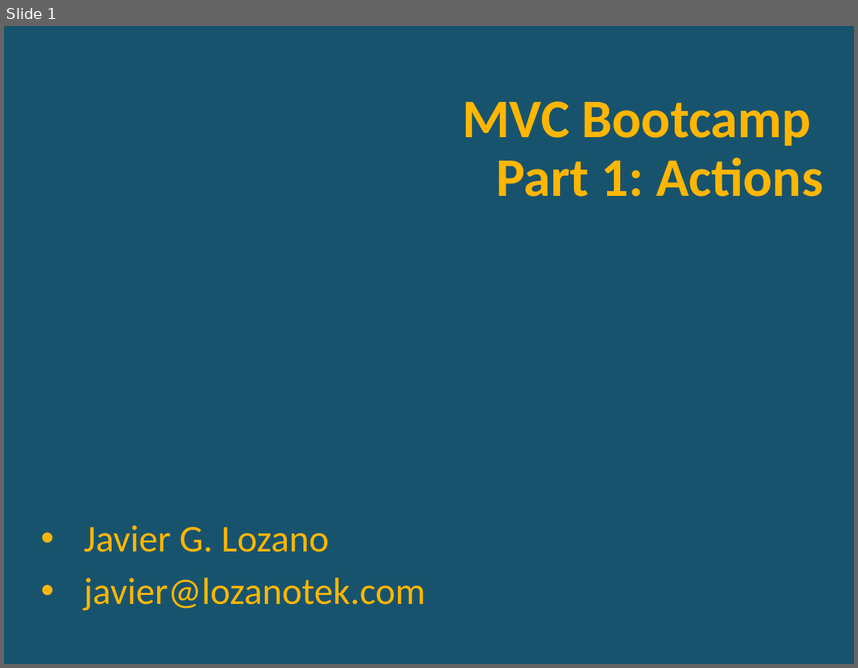
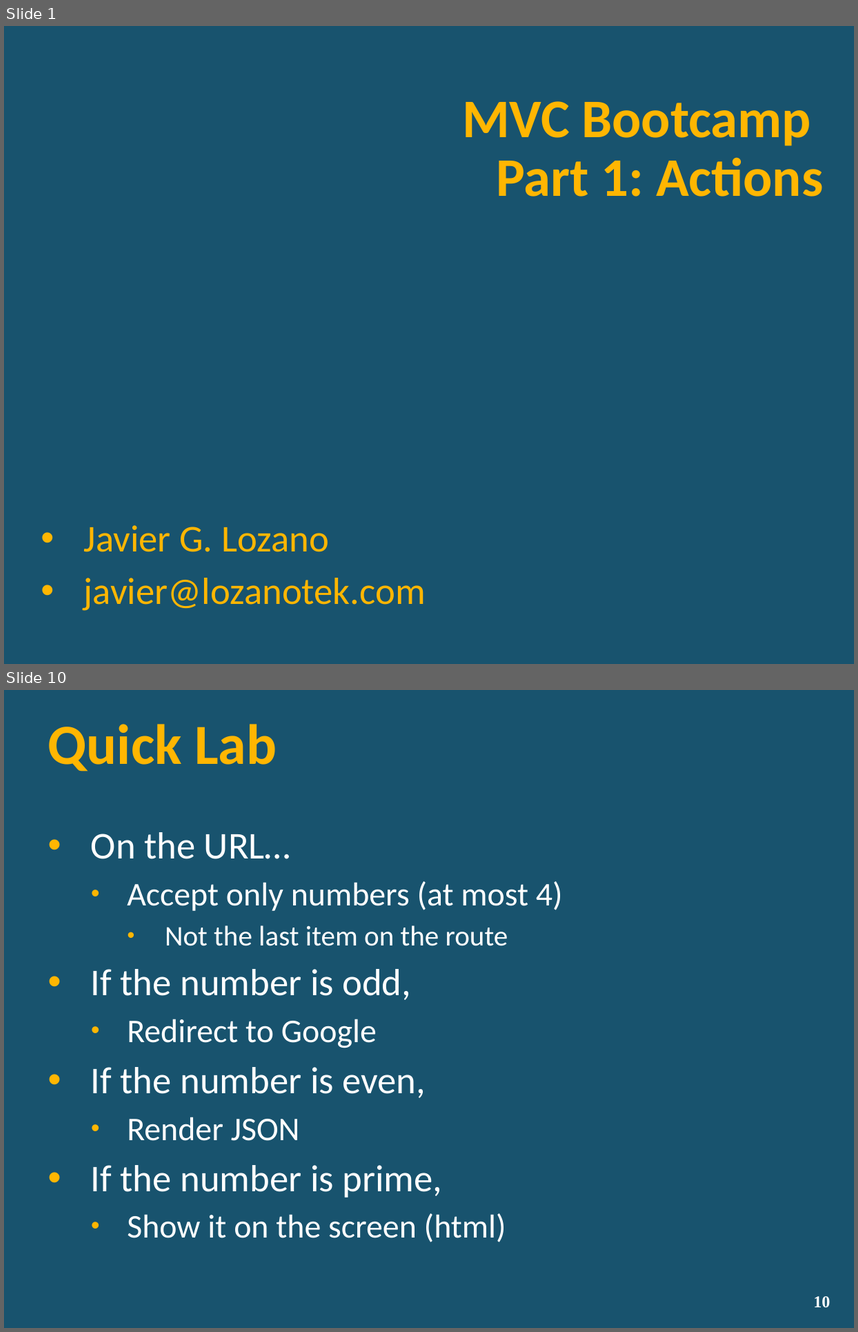
Before and after one commit to lozanotek/MVCBootcamp, a slide deck: slides/part1_actions.pptx. Shown one above the other, each under a label of ours: slide 1 before the commit, slides 1 and 10 after it; the slides between them are not shown. The pictures are 858x668 and 858x1332 pixels, drawn with LibreOffice and Linux fonts; fonts in the diff are those of the drawing; background and template pictures are left out. Boxes give left, top, right and bottom in pixels: in the first picture for what was removed or moved away, otherwise in the second. Text is boxed around its words. In the diff, an @@ line names an element or a change of style, - is before the commit and + after.

```diff
--- a/slides/part1_actions.pptx
+++ b/slides/part1_actions.pptx
@@ slide 10 added at <box>4,690,854,1328</box>, background picture (left out) @@
@@ title added at <box>48,724,277,771</box>, 48 pt, text #FFB601, bold @@
+Quick Lab
@@ text added at <box>91,832,563,1242</box>, 28 pt, text #FFFFFF @@
+• On the URL…
+  • Accept only numbers (at most 4)
+    • Not the last item on the route
+• If the number is odd,
+  • Redirect to Google
+• If the number is even,
+  • Render JSON
+• If the number is prime,
+  • Show it on the screen (html)
@@ page number added at <box>813,1296,830,1308</box>, 14 pt, text #FFFFFF, bold @@
+10
```
Also in this commit, not shown: 8 other slides added, 2 slides removed.
